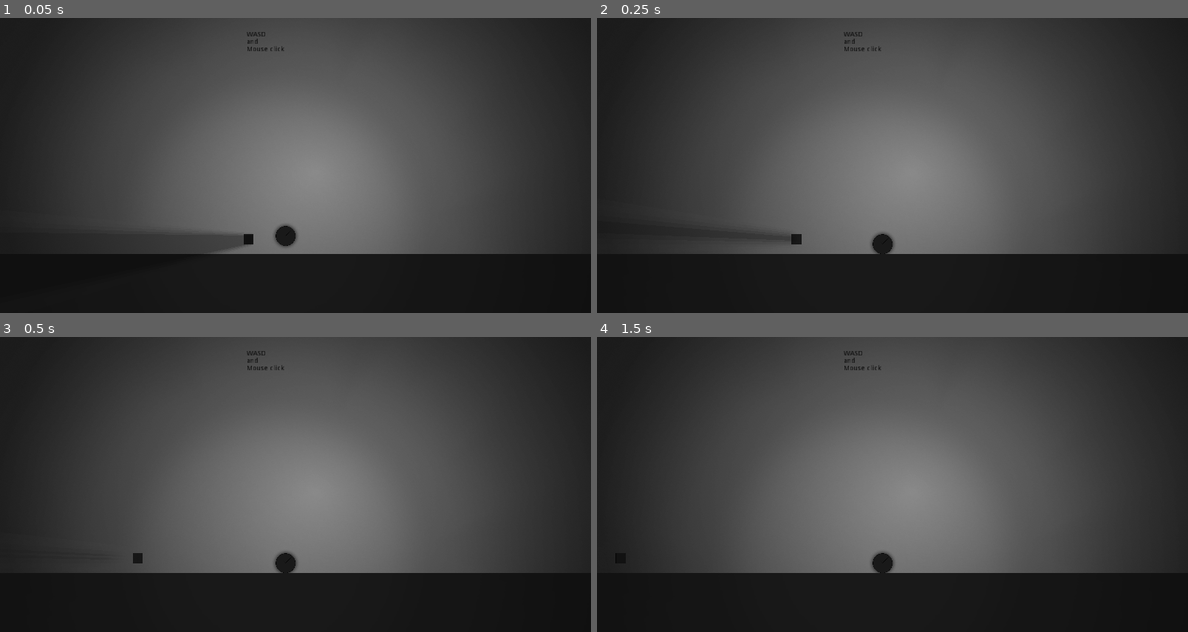
Above: before the commit, frames 1-4 (two rows, left to right).
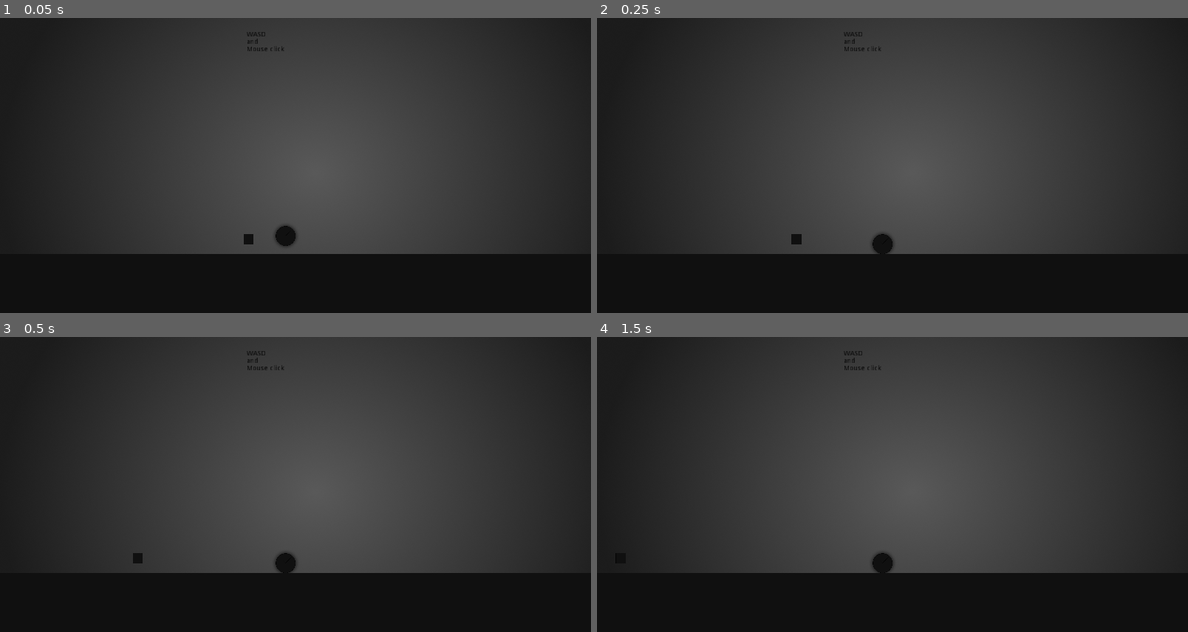
Above: after the commit, the same moments.

Repository: elleremo/ruslan_game
Game: Godot game, scene res://main.tscn
Two runs of this game, one before a commit and one after it. Both use one fixed random seed, a clock stepped at 60 frames per second and the inputs below.
Inputs:
- Up to frame 1 (0.05 s): no input
- Up to frame 2 (0.25 s): no input
- Up to frame 3 (0.5 s): no input
- Up to frame 4 (1.5 s): hold Space (space) 0.53-1.28 s; tap Space (space) at 1.35 s

The runs differ from the first frame. In frame 1, 21% of the frame differs, in the area x 24-71%, y 21-80%; in frame 2, 21%; in frame 3, 21%, in the area x 24-71%, y 23-80%; in frame 4, 21%.
Error in both runs: Trying to assign value of type 'KinematicBody2D' to a variable of type 'KinematicBody'.

Commit message:
save5

Diff:
--- a/game/ball.tscn
+++ b/game/ball.tscn
@@ -1,9 +1,8 @@
-[gd_scene load_steps=10 format=2]
+[gd_scene load_steps=9 format=2]
 
 [ext_resource path="res://res/ball.png" type="Texture" id=1]
-[ext_resource path="res://res - Copy/light.png" type="Texture" id=2]
-[ext_resource path="res://res/ball2.png" type="Texture" id=3]
-[ext_resource path="res://res/light.png" type="Texture" id=4]
+[ext_resource path="res://res/ball2.png" type="Texture" id=2]
+[ext_resource path="res://res/light.png" type="Texture" id=3]
 
 [sub_resource type="GDScript" id=1]
 script/source = "extends KinematicBody2D
@@ -111,16 +110,6 @@
 scale = Vector2( 0.4, 0.400202 )
 texture = ExtResource( 1 )
 
-[node name="Light2D" type="Light2D" parent="ball"]
-texture = ExtResource( 2 )
-texture_scale = 6.9
-color = Color( 1, 1, 1, 0.611765 )
-shadow_enabled = true
-shadow_color = Color( 0, 0, 0, 0.909804 )
-shadow_gradient_length = 18.0
-shadow_filter = 2
-shadow_filter_smooth = 19.0
-
 [node name="CollisionPolygon2D" type="CollisionPolygon2D" parent="."]
 editor/display_folded = true
 visible = false
--- a/game/cube.tscn
+++ b/game/cube.tscn
@@ -19,7 +19,7 @@
 
 func _process(delta):
 	#velocity.y += grav*delta;
-	move_and_slide(velocity*DB.slow);
+	position += velocity*DB.slow*delta;
 	#position.x += speed*delta * DB.slow
 	# Called every frame. 'delta' is the elapsed time since the previous frame.
 	pass"
@@ -56,7 +56,7 @@
 shape = SubResource( 2 )
 
 [node name="cube" type="Sprite" parent="."]
-position = Vector2( -1.43051e-006, 4.76837e-007 )
+position = Vector2( -1.43051e-06, 4.76837e-07 )
 scale = Vector2( 0.4, 0.4 )
 texture = ExtResource( 1 )
 script = SubResource( 3 )
--- a/game/main.tscn
+++ b/game/main.tscn
@@ -1,10 +1,12 @@
-[gd_scene load_steps=7 format=2]
+[gd_scene load_steps=9 format=2]
 
-[ext_resource path="res://res/bg.png" type="Texture" id=1]
-[ext_resource path="res://cube.tscn" type="PackedScene" id=2]
-[ext_resource path="res://ball.tscn" type="PackedScene" id=3]
+[ext_resource path="res://cube.tscn" type="PackedScene" id=1]
+[ext_resource path="res://ball.tscn" type="PackedScene" id=2]
+[ext_resource path="res://res/light2.png" type="Texture" id=3]
 [ext_resource path="res://floor.tscn" type="PackedScene" id=4]
 [ext_resource path="res://emmiter.tscn" type="PackedScene" id=5]
+[ext_resource path="res://res/bg.png" type="Texture" id=6]
+[ext_resource path="res://res/back.jpg" type="Texture" id=7]
 
 [sub_resource type="GDScript" id=1]
 script/source = "extends Node2D
@@ -41,24 +43,30 @@
 [node name="main" type="Node2D"]
 script = SubResource( 1 )
 
-[node name="bg" type="Sprite" parent="."]
-position = Vector2( 600, 300 )
-scale = Vector2( 0.312663, 0.277778 )
-texture = ExtResource( 1 )
-__meta__ = {
-"_edit_lock_": true
-}
-
-[node name="cube" parent="." instance=ExtResource( 2 )]
+[node name="cube" parent="." instance=ExtResource( 1 )]
 position = Vector2( 530, 450 )
 scale = Vector2( 0.25, 0.25 )
 
-[node name="ball" parent="." instance=ExtResource( 3 )]
+[node name="ball" parent="." instance=ExtResource( 2 )]
+editor/display_folded = true
+light_mask = 0
 position = Vector2( 580, 440.02 )
 scale = Vector2( 0.5, 0.5 )
 jump_speed = -700
 
+[node name="Light2D" type="Light2D" parent="ball"]
+visible = false
+scale = Vector2( 0.5, 0.5 )
+texture = ExtResource( 3 )
+texture_scale = 3.36
+energy = 2.0
+mode = 2
+shadow_buffer_size = 4096
+shadow_filter = 2
+shadow_filter_smooth = 12.0
+
 [node name="floor" parent="." instance=ExtResource( 4 )]
+light_mask = 0
 position = Vector2( 580, 540 )
 
 [node name="Camera2D" type="Camera2D" parent="."]
@@ -76,3 +84,19 @@
 
 [node name="emmiter" parent="." instance=ExtResource( 5 )]
 position = Vector2( 1380, 480 )
+
+[node name="ParallaxBackground" type="ParallaxBackground" parent="."]
+
+[node name="bg" type="Sprite" parent="ParallaxBackground"]
+position = Vector2( 600, 300 )
+scale = Vector2( 0.312663, 0.277778 )
+texture = ExtResource( 6 )
+
+[node name="ParallaxLayer" type="ParallaxLayer" parent="ParallaxBackground"]
+visible = false
+position = Vector2( 110, -80 )
+
+[node name="Sprite" type="Sprite" parent="ParallaxBackground/ParallaxLayer"]
+visible = false
+position = Vector2( 20, 20 )
+texture = ExtResource( 7 )
Not shown: 1 places in game/ball.tscn that only renumber resources
Renamed: game/res - Copy/photo_2019-11-22_23-43-04.jpg -> game/res/back.jpg
Not shown, changed: game/res/back.jpg.import
Binary file added: game/res/light2.png
Not shown, added: game/res/light2.png.import
